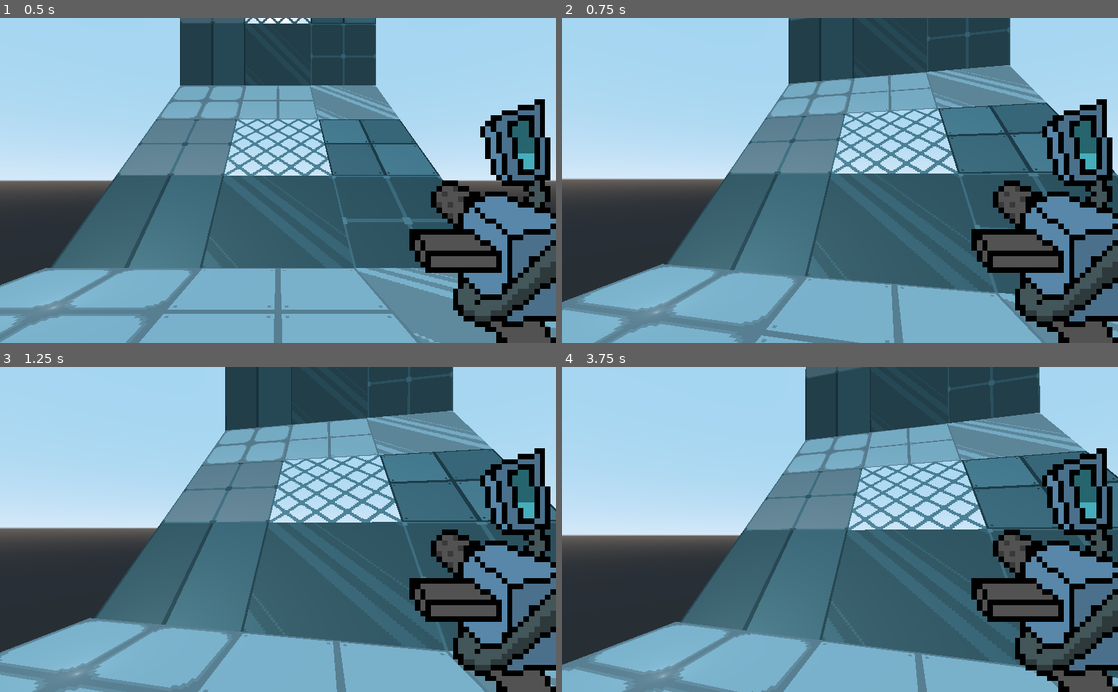
Above: before the commit, frames 1-4 (two rows, left to right).
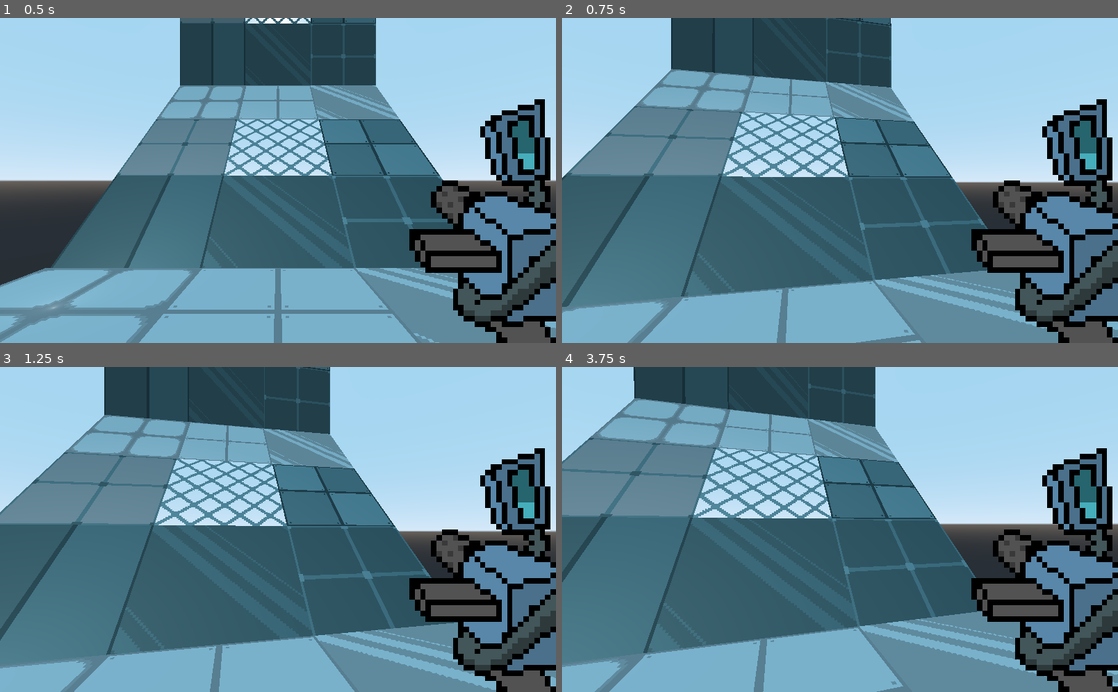
Above: after the commit, the same moments.

Repository: SomeSortOfSam/Exocutioner
Game: Godot game, scene res://World.tscn
The game is run twice, just before and just after one commit, with the same random seed, the same clock (stepped at 60 frames per second) and the same inputs.
Inputs (mouse positions are in pixels of both pictures, inside the frame that each line leads up to):
- Up to frame 1 (0.5 s): no input
- Up to frame 2 (0.75 s): tap Enter at 0.5 s; move the mouse to (867, 180) at 0.52 s; hold Up (ui_up) from 0.53 s (still down); tap Alt at 0.6 s; click (867, 180) at 0.67 s
- Up to frame 3 (1.25 s): keep holding Up (ui_up)
- Up to frame 4 (3.75 s): keep holding Up (ui_up); move the mouse to (812, 529) at 1.27 s; tap Ctrl at 1.35, 3.6 s; click (812, 529) at 1.42 s; tap Space at 2, 3.5 s; move the mouse to (851, 523) at 2.02 s; tap Shift at 2.1 s; click (851, 523) at 2.17 s; tap Enter at 2.75 s; move the mouse to (834, 536) at 2.77 s; tap Alt at 2.85 s; click (834, 536) at 2.92 s; move the mouse to (878, 532) at 3.52 s; click (878, 532) at 3.67 s

Frame 1 is identical in both runs. In frame 2, 49% of the frame differs, in the area x 0-100%, y 0-100%; in frame 3, 50%; in frame 4, 58%.

Commit message:
Fixed Mouse look wackiness

Diff:
--- a/Scripts/MouseLook.gd
+++ b/Scripts/MouseLook.gd
@@ -1,6 +1,6 @@
 extends Camera
 
-export var speed := PI/180 * .2
+export var speed := -PI/180 * .2
 var active := true
 
 signal rotation_requested(amount)
@@ -11,7 +11,8 @@
 func _unhandled_input(event):
 	if event is InputEventMouseMotion and active:
 		emit_signal("rotation_requested",event.relative.x * speed)
-		rotate(Vector3.RIGHT, event.relative.y * speed)
+		rotate_x(event.relative.y * speed)
+		rotation.x = clamp(rotation.x, -PI/2, PI/2)
 	elif event.is_action_pressed("ui_cancel"):
 		if Input.get_mouse_mode() != Input.MOUSE_MODE_VISIBLE:
 			Input.set_mouse_mode(Input.MOUSE_MODE_VISIBLE)
--- a/Scripts/Player.gd
+++ b/Scripts/Player.gd
@@ -11,4 +11,4 @@
 
 
 func _on_Camera_rotation_requested(amount):
-	rotate(Vector3.UP, amount)
+	rotate(transform.basis.y, amount)
